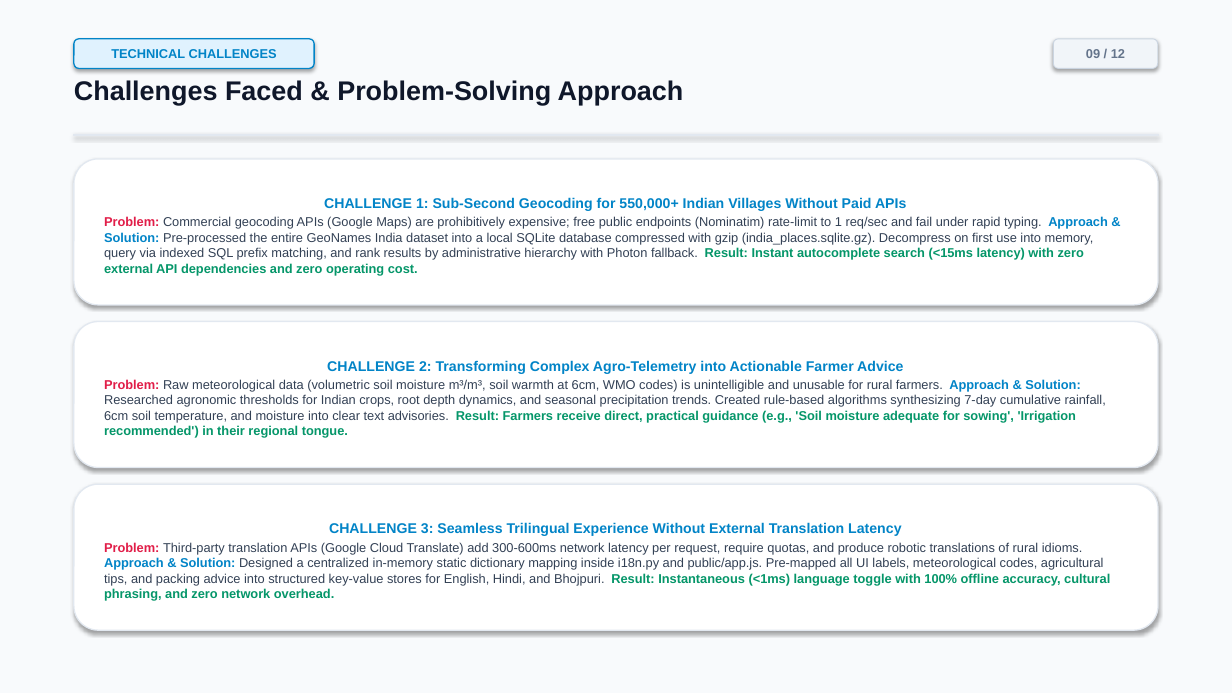
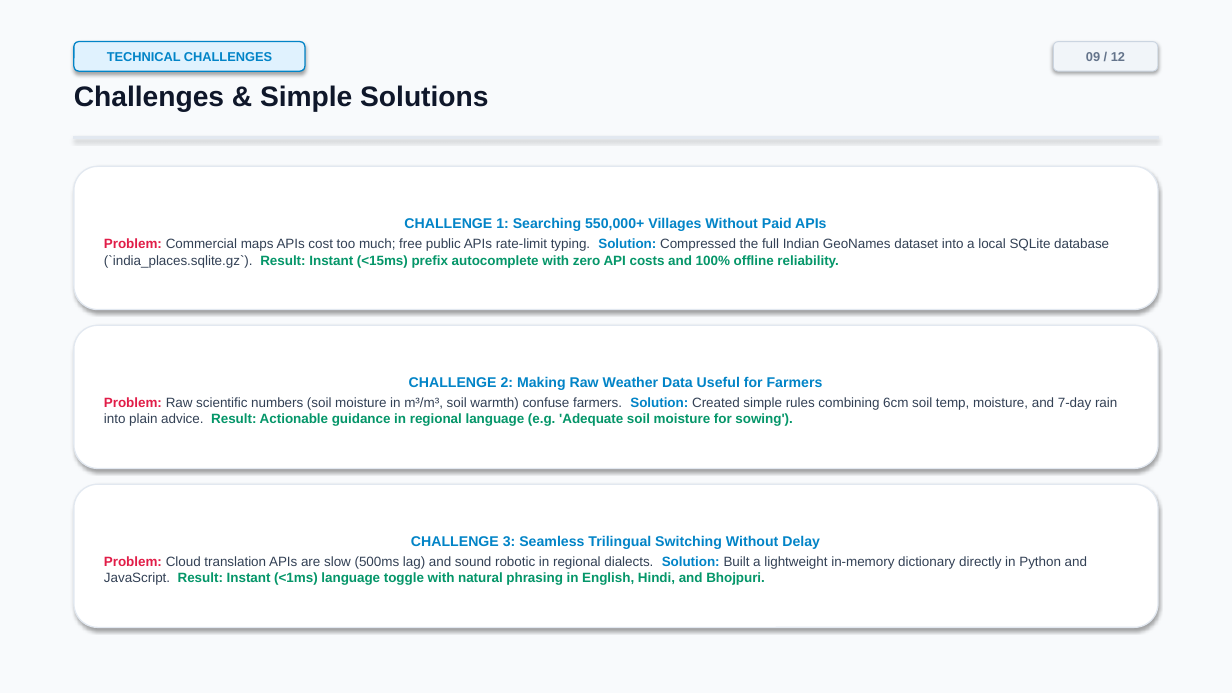
Before and after one commit to sonalikumari09/live-weather-tracker, a slide deck: slide 9 of Live_Weather_Tracker_Internship_Presentation.pptx. Drawn at 1232x693 pixels with LibreOffice and Linux fonts; fonts in the diff are those of the drawing. Boxes give left, top, right and bottom in pixels: in the first picture for what was removed or moved away, otherwise in the second. Text is boxed around its words. In the diff, an @@ line names an element or a change of style, - is before the commit and + after.

```diff
--- a/Live_Weather_Tracker_Internship_Presentation.pptx
+++ b/Live_Weather_Tracker_Internship_Presentation.pptx
@@ rounded rectangle "TECHNICAL CHALLENGES": place and size @@
-rounded rectangle "TECHNICAL CHALLENGES" at [74,39,314,68]
+rounded rectangle "TECHNICAL CHALLENGES" at [74,42,305,71]
@@ text at [74,85,488,112]: text changed; size 21 to 22 pt @@
-Challenges Faced & Problem-Solving Approach
+Challenges & Simple Solutions
@@ rounded rectangle "CHALLENGE 1: Searching 550,000+ Villages ...": place and size @@
-rounded rectangle "CHALLENGE 1: Searching 550,000+ Villages ..." at [74,159,1158,305]
+rounded rectangle "CHALLENGE 1: Searching 550,000+ Villages ..." at [74,166,1158,310]
@@ text in rounded rectangle at [104,217,1109,268]: text changed; size 10 to 10.5 pt @@
-CHALLENGE 1: Sub-Second Geocoding for 550,000+ Indian Villages Without Paid APIs
-Problem: Commercial geocoding APIs (Google Maps) are prohibitively expensive; free public endpoints (Nominatim) rate-limit to 1 req/sec and fail under rapid typing. Approach & Solution: Pre-processed the entire GeoNames India dataset into a local SQLite database compressed with gzip (india_places.sqlite.gz). Decompress on first use into memory, query via indexed SQL prefix matching, and rank results by administrative hierarchy with Photon fallback. Result: Instant autocomplete search (<15ms latency) with zero external API dependencies and zero operating cost.
+CHALLENGE 1: Searching 550,000+ Villages Without Paid APIs
+Problem: Commercial maps APIs cost too much; free public APIs rate-limit typing. Solution: Compressed the full Indian GeoNames dataset into a local SQLite database (`india_places.sqlite.gz`). Result: Instant (<15ms) prefix autocomplete with zero API costs and 100% offline reliability.
@@ text in rounded rectangle at [104,376,1117,426]: text changed; size 10 to 10.5 pt; bold on @@
-CHALLENGE 2: Transforming Complex Agro-Telemetry into Actionable Farmer Advice
-Problem: Raw meteorological data (volumetric soil moisture m³/m³, soil warmth at 6cm, WMO codes) is unintelligible and unusable for rural farmers. Approach & Solution: Researched agronomic thresholds for Indian crops, root depth dynamics, and seasonal precipitation trends. Created rule-based algorithms synthesizing 7-day cumulative rainfall, 6cm soil temperature, and moisture into clear text advisories. Result: Farmers receive direct, practical guidance (e.g., 'Soil moisture adequate for sowing', 'Irrigation recommended') in their regional tongue.
+CHALLENGE 2: Making Raw Weather Data Useful for Farmers
+Problem: Raw scientific numbers (soil moisture in m³/m³, soil warmth) confuse farmers. Solution: Created simple rules combining 6cm soil temp, moisture, and 7-day rain into plain advice. Result: Actionable guidance in regional language (e.g. 'Adequate soil moisture for sowing').
@@ text in rounded rectangle at [104,535,1087,585]: text changed; size 10 to 10.5 pt; bold on @@
-CHALLENGE 3: Seamless Trilingual Experience Without External Translation Latency
-Problem: Third-party translation APIs (Google Cloud Translate) add 300-600ms network latency per request, require quotas, and produce robotic translations of rural idioms. Approach & Solution: Designed a centralized in-memory static dictionary mapping inside i18n.py and public/app.js. Pre-mapped all UI labels, meteorological codes, agricultural tips, and packing advice into structured key-value stores for English, Hindi, and Bhojpuri. Result: Instantaneous (<1ms) language toggle with 100% offline accuracy, cultural phrasing, and zero network overhead.
+CHALLENGE 3: Seamless Trilingual Switching Without Delay
+Problem: Cloud translation APIs are slow (500ms lag) and sound robotic in regional dialects. Solution: Built a lightweight in-memory dictionary directly in Python and JavaScript. Result: Instant (<1ms) language toggle with natural phrasing in English, Hindi, and Bhojpuri.
```
Also in this commit, not shown: 11 other slides changed, 18 other files.
